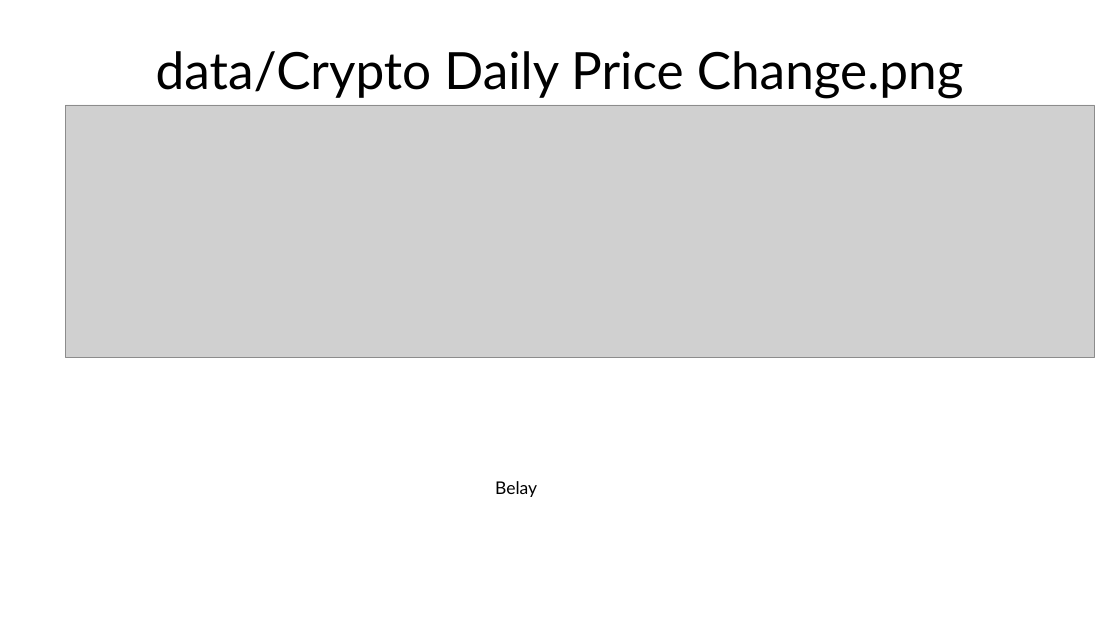
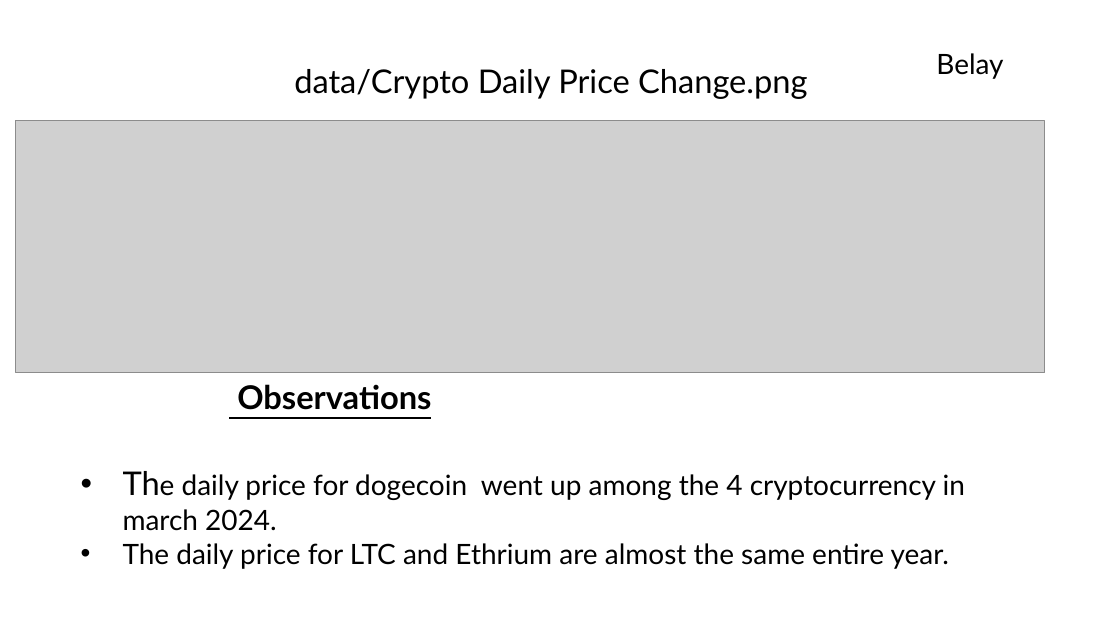
Before and after one commit to Belayohio/project_1, a slide deck: slide 2 of data/Slide_project_1.pptx. Drawn at 1120x630 pixels with LibreOffice and Linux fonts; fonts in the diff are those of the drawing; grey boxes stand for pictures. Boxes give left, top, right and bottom in pixels: in the first picture for what was removed or moved away, otherwise in the second. Text is boxed around its words. In the diff, an @@ line names an element or a change of style, - is before the commit and + after.

```diff
--- a/data/Slide_project_1.pptx
+++ b/data/Slide_project_1.pptx
@@ title "data/Crypto Daily Price Change.png" at (294,69,808,99): size 44 to 28 pt @@
@@ subtitle "Belay": place and size @@
-subtitle "Belay" at (495,481,537,497)
+subtitle "Belay" at (936,53,1003,79)
@@ subtitle "Belay" at (936,53,1003,79): size 15 to 24 pt; line spacing 0.7 to 0.8 @@
@@ picture: place and size @@
-picture at (66,105,1095,357)
+picture at (16,121,1045,373)
@@ text added at (237,384,431,410), 28 pt, text #000000, bold, underline @@
+Observations
@@ text added at (123,474,965,569), 24 pt, text #000000 @@
+• The daily price for dogecoin went up among the 4 cryptocurrency in march 2024.
+• The daily price for LTC and Ethrium are almost the same entire year.
```
Also in this commit, not shown: 5 other slides changed, 2 slides removed.
